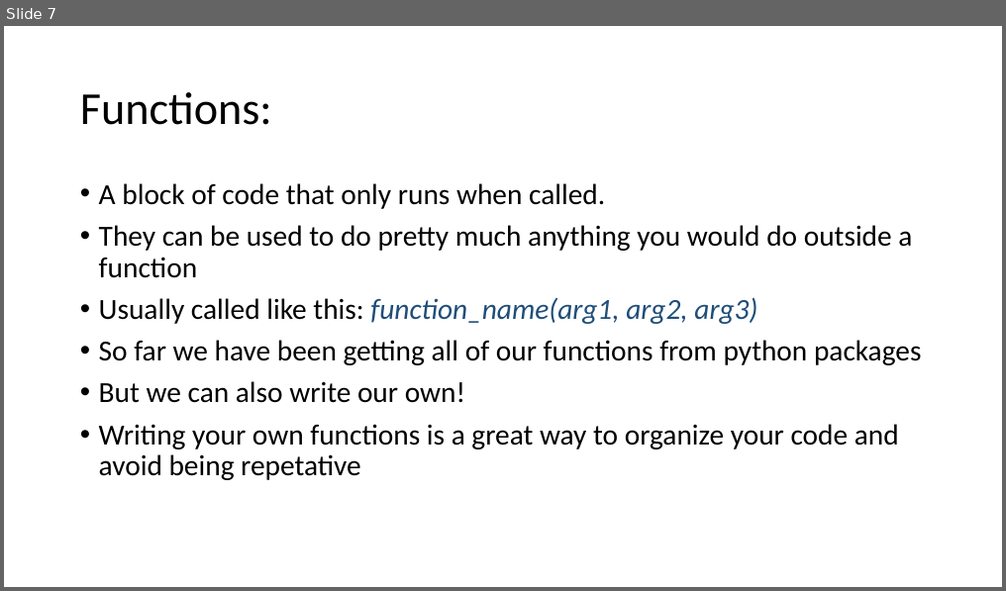
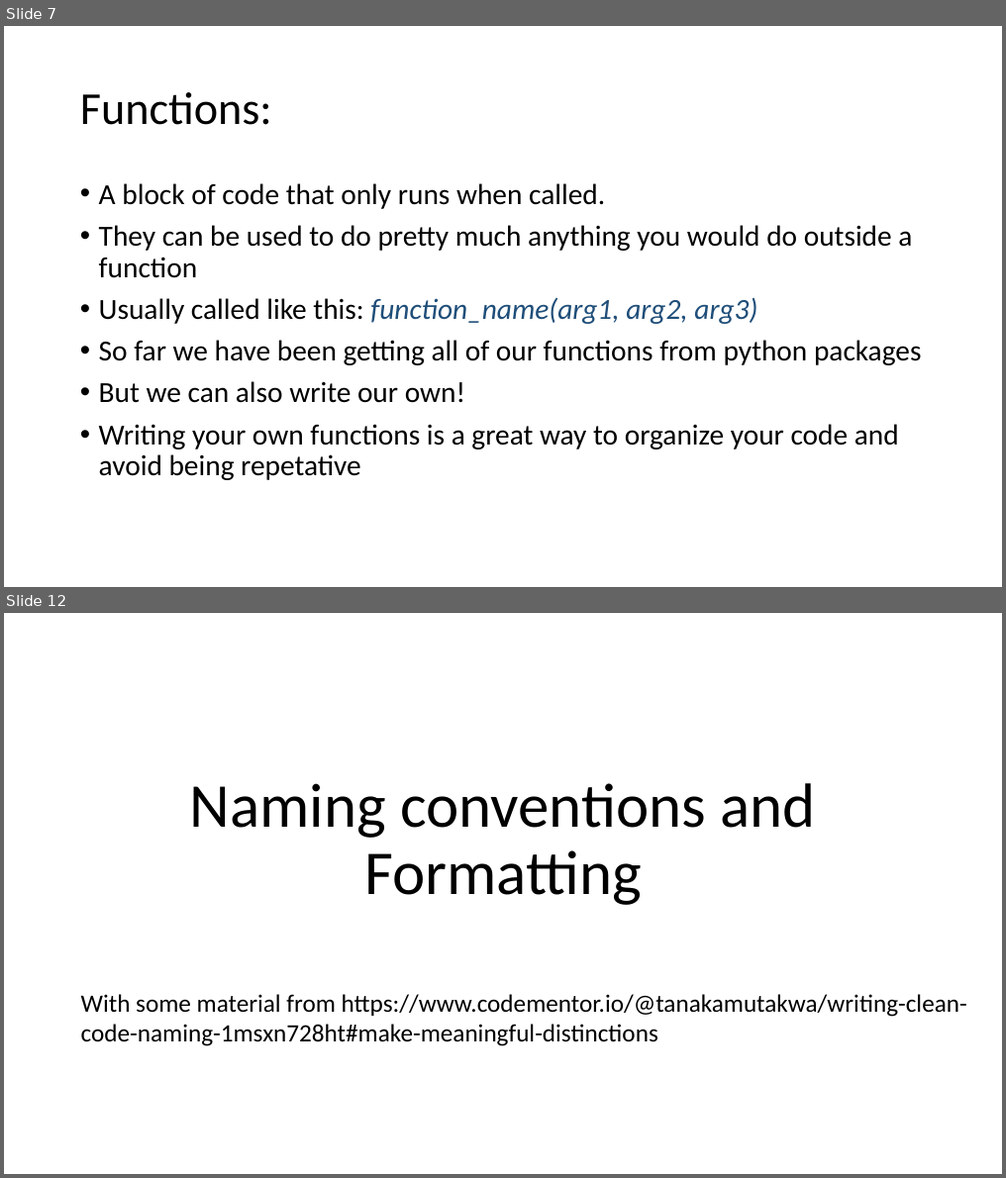
Before and after one commit to HAS-Tools-2023/Course-Materials23, a slide deck: Class_Notes/Week9_FunctionsFormatting.pptx. Shown one above the other, each under a label of ours: slide 7 before the commit, slides 7 and 12 after it; the slides between them are not shown. The pictures are 1006x591 and 1006x1178 pixels, drawn with LibreOffice and Linux fonts; fonts in the diff are those of the drawing. Boxes give left, top, right and bottom in pixels: in the first picture for what was removed or moved away, otherwise in the second. Text is boxed around its words. In the diff, an @@ line names an element or a change of style, - is before the commit and + after.

```diff
--- a/Class_Notes/Week9_FunctionsFormatting.pptx
+++ b/Class_Notes/Week9_FunctionsFormatting.pptx
@@ slide 12 added at <box>4,613,1002,1174</box>, background #FFFFFF @@
@@ title added at <box>190,783,816,905</box>, 60 pt, text #000000 @@
+Naming conventions and Formatting
@@ text added at <box>81,994,967,1047</box>, 24 pt, text #000000 @@
+With some material from https://www.codementor.io/@tanakamutakwa/writing-clean-code-naming-1msxn728ht#make-meaningful-distinctions
```
Also in this commit, not shown: 4 slides changed, 11 other slides added, 4 other files.
